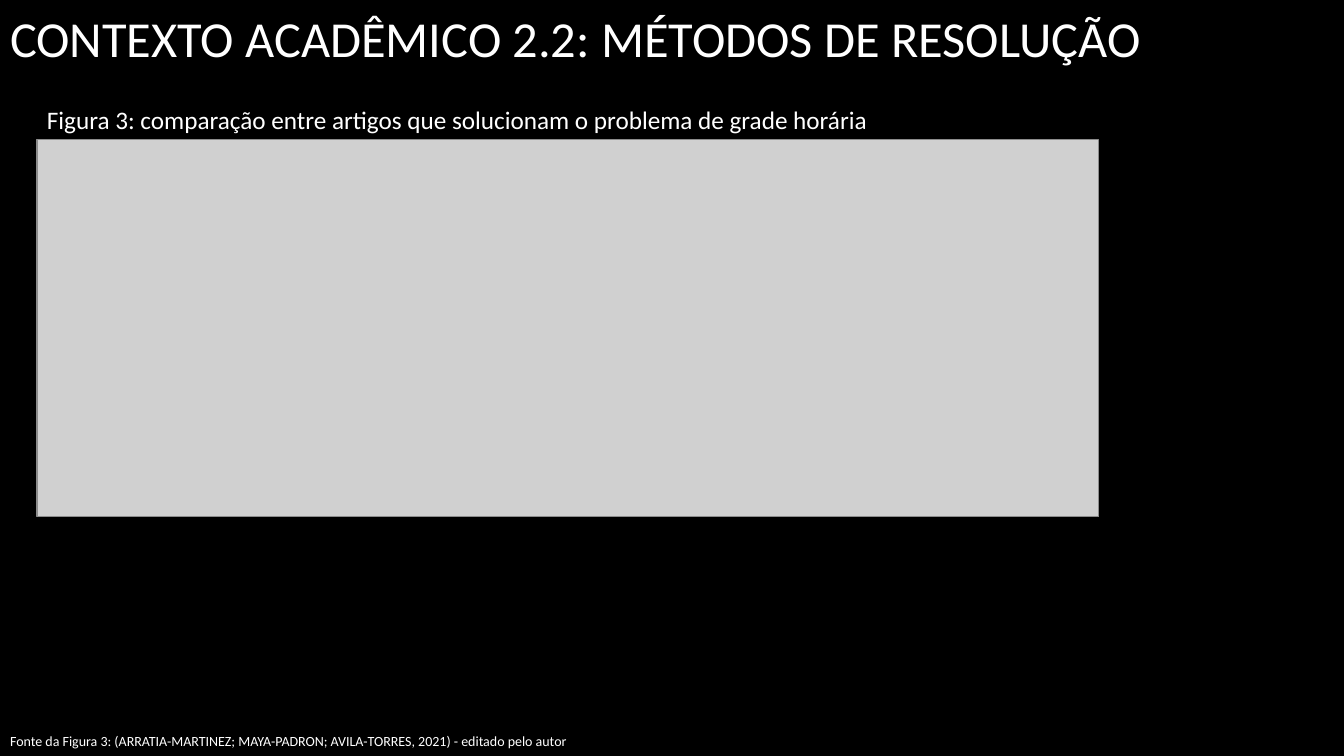
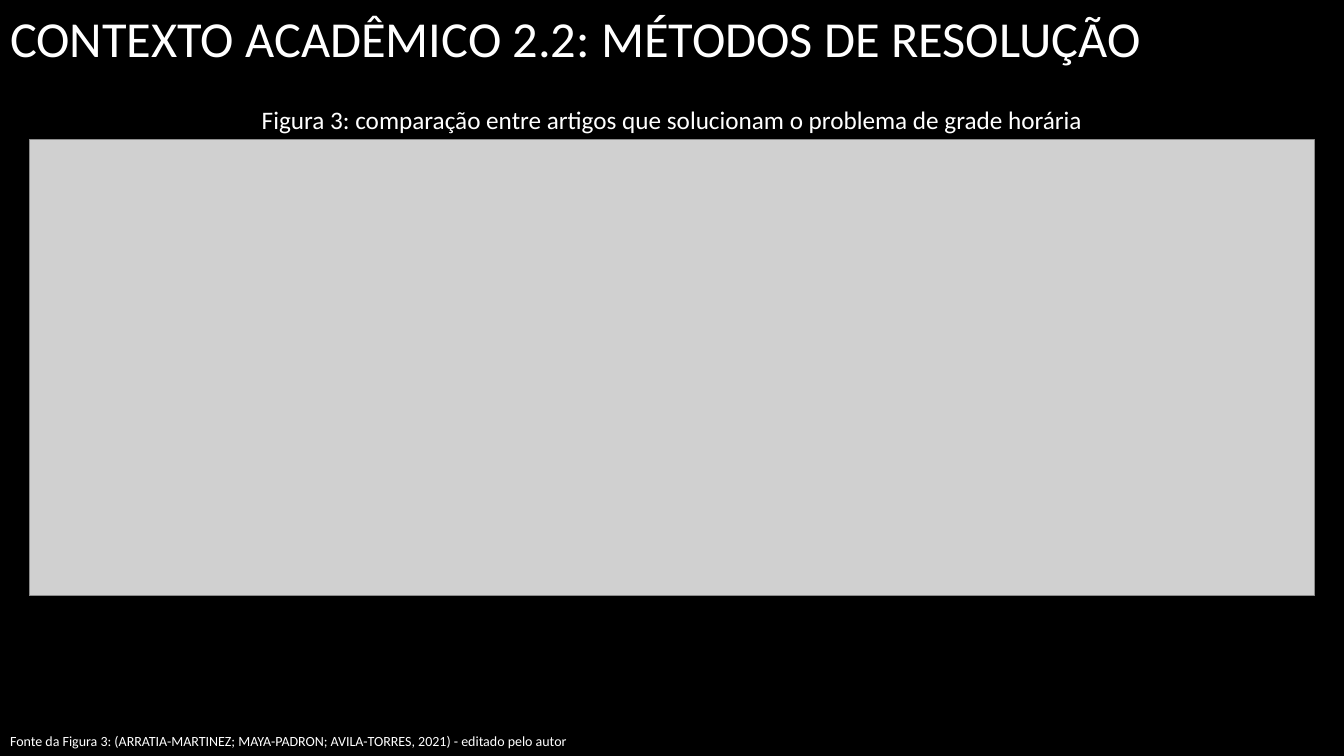
Before and after one commit to UENF-Organizacao-de-Disciplinas/INF01131-Monografia, a slide deck: slide 9 of Files/Apresentações/Apresentação Final.pptx (slide 13 before the commit). Drawn at 1344x756 pixels with LibreOffice and Linux fonts; fonts in the diff are those of the drawing; grey boxes stand for pictures; background and template pictures are left out. Boxes give left, top, right and bottom in pixels: in the first picture for what was removed or moved away, otherwise in the second. Text is boxed around its words. In the diff, an @@ line names an element or a change of style, - is before the commit and + after.

Commit message:
fui até 3.2: entrevistas

```diff
--- a/Files/Apresentações/Apresentação Final.pptx
+++ b/Files/Apresentações/Apresentação Final.pptx
@@ text "Figura 3: comparação entre artigos ...": place and size @@
-text "Figura 3: comparação entre artigos ..." at box(47, 111, 866, 134)
+text "Figura 3: comparação entre artigos ..." at box(262, 111, 1081, 134)
@@ text "Figura 3: comparação entre artigos ..." at box(262, 111, 1081, 134): alignment left to centre @@
@@ picture: place and size @@
-picture at box(37, 140, 1099, 517)
+picture at box(29, 140, 1315, 597)
```
Also in this commit, not shown: 8 other slides changed, 6 slides added, 4 slides removed.
